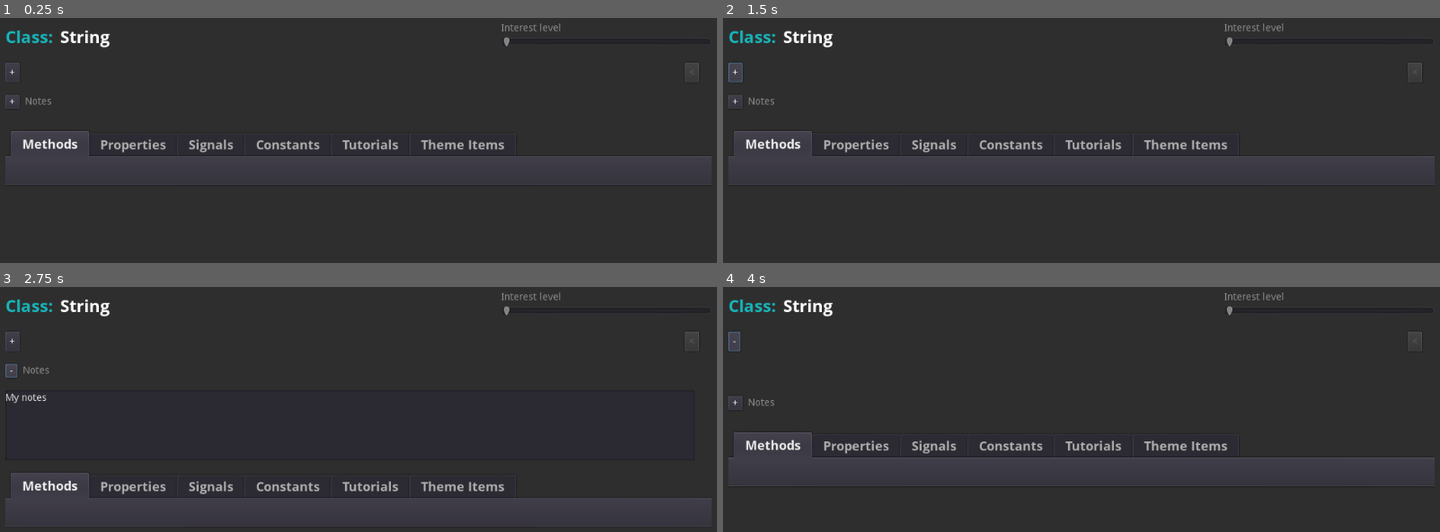
Above: before the commit, frames 1-4 (two rows, left to right).
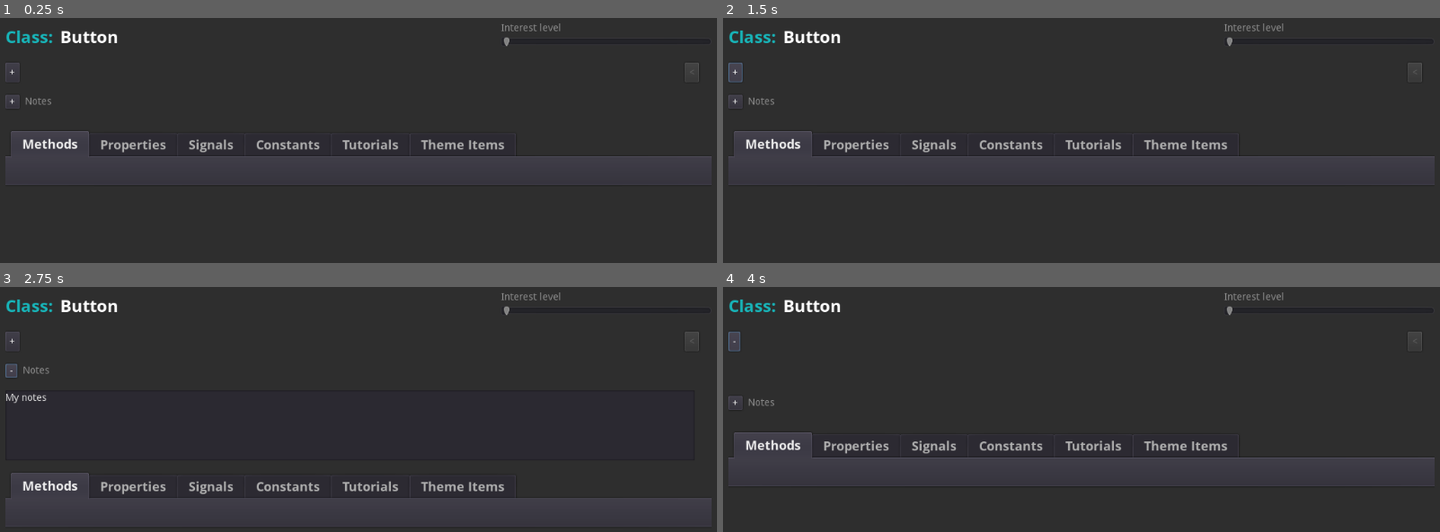
Above: after the commit, the same moments.

Repository: andrew-wilkes/godotbuddy.com
Game: Godot game, scene res://Test.tscn
Two runs of this game, one before a commit and one after it. Both use one fixed random seed, a clock stepped at 60 frames per second and the inputs below. The project has no main scene, so this scene is started directly.
Inputs:
- Up to frame 1 (0.25 s): no input
- Up to frame 2 (1.5 s): click "+" at 0.5 s; click "-" at 1.25 s
- Up to frame 3 (2.75 s): click "+" at 2 s
- Up to frame 4 (4 s): click "-" at 2.75 s; click "+" at 3.5 s

The runs differ from the first frame. In frame 1, 0.3% of the frame differs, in the area x 8-17%, y 5-13%; in frame 2, 0.3%; in frame 3, 0.3%; in frame 4, 0.3%.
Error before the commit: Invalid get index 'String' (on base: 'Dictionary'). (res://ClassDetails.gd:192)
Error after the commit: Invalid get index 'Button' (on base: 'Dictionary'). (res://ClassDetails.gd:201)

Commit message:
List theme items in tab

Diff:
--- a/apps/desktop/ClassDetails.gd
+++ b/apps/desktop/ClassDetails.gd
@@ -34,7 +34,8 @@
 	notes.get_parent().hide()
 	#update_content("CollisionObject2D")
 	#update_content("File")
-	update_content("String")
+	#update_content("String")
+	update_content("Button")
 
 
 func update_content(cname, new = true):
@@ -89,6 +90,11 @@
 			content.append("[table=2]")
 			for key in items.keys():
 				content.append(get_property_string(key, items[key]))
+			content.append("[/table]")
+		"theme_items":
+			content.append("[table=2]")
+			for item in items:
+				content.append(get_theme_item_string(item))
 			content.append("[/table]")
 		"signals":
 			for item in items:
@@ -117,8 +123,6 @@
 		"tutorials":
 			for link in items:
 				content.append(get_link_string(link))
-		"theme_items":
-			pass
 	tab.set_content(content.join("\n"))
 
 
@@ -126,6 +130,11 @@
 	if link.title == "":
 		link.title = link.url
 	return "[url=%s]%s[/url]" % [link.url, link.title]
+
+
+func get_theme_item_string(attribs: Dictionary):
+	var args = attribs.args[0]
+	return "[cell][right]%s[/right]\t[/cell][cell]%s %s %s[/cell]" %  [get_return_type_string(args.type), args.name, get_default_property_value(args), attribs.get("description", "")]
 
 
 func get_signal_string(sname, attribs):
@@ -247,6 +256,18 @@
 							member_name = add_member(parser, info, group_name, keys)
 							text_target = info[group_name][member_name]
 							text_mode = RAW
+						"theme_items":
+							info[node_name] = []
+							group_name = node_name
+						"theme_item":
+							var dict = {
+								"args": [],
+							}
+							add_arg(parser, dict)
+							info[group_name].append(dict)
+							text_target = dict
+							text_mode = RAW
+							dict_target = dict
 						"signals":
 							info[node_name] = []
 							group_name = node_name
